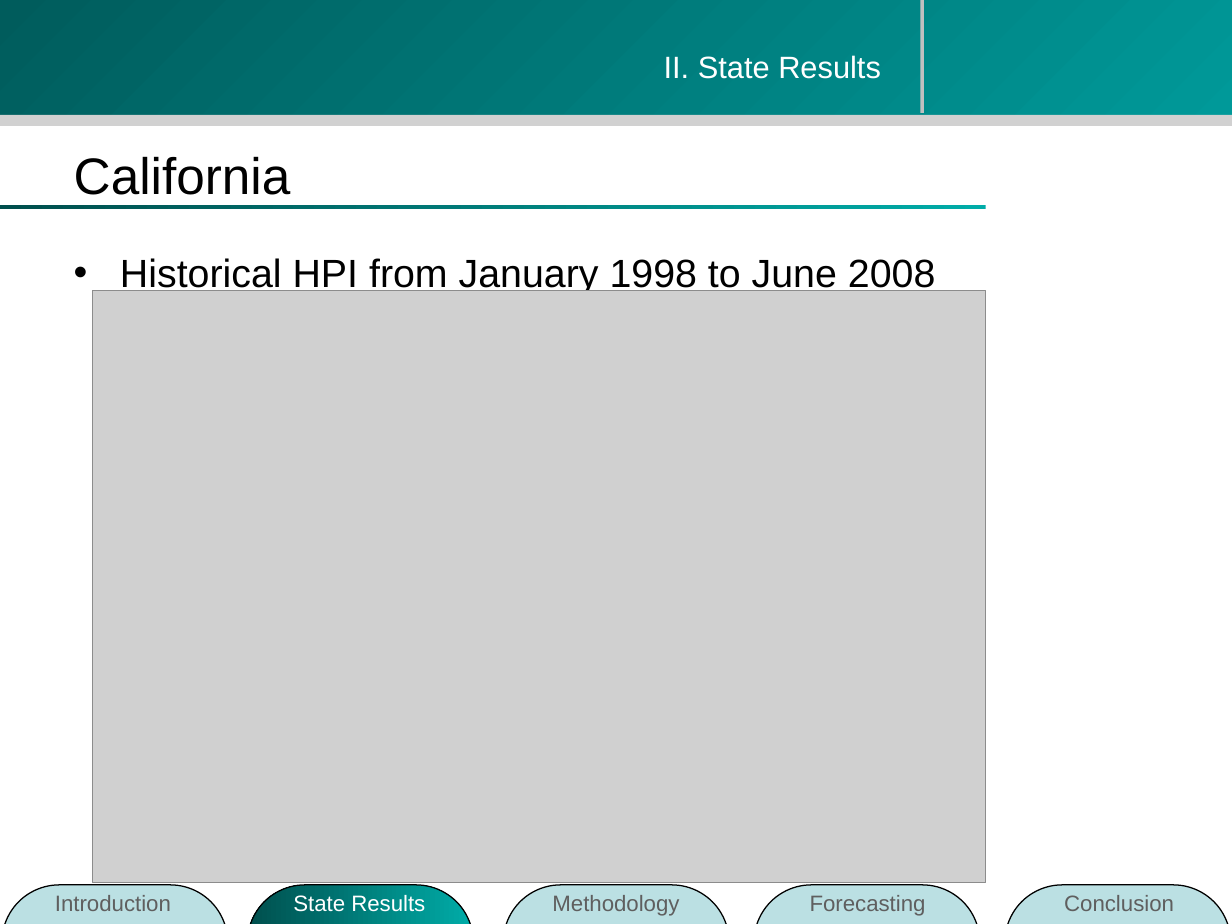
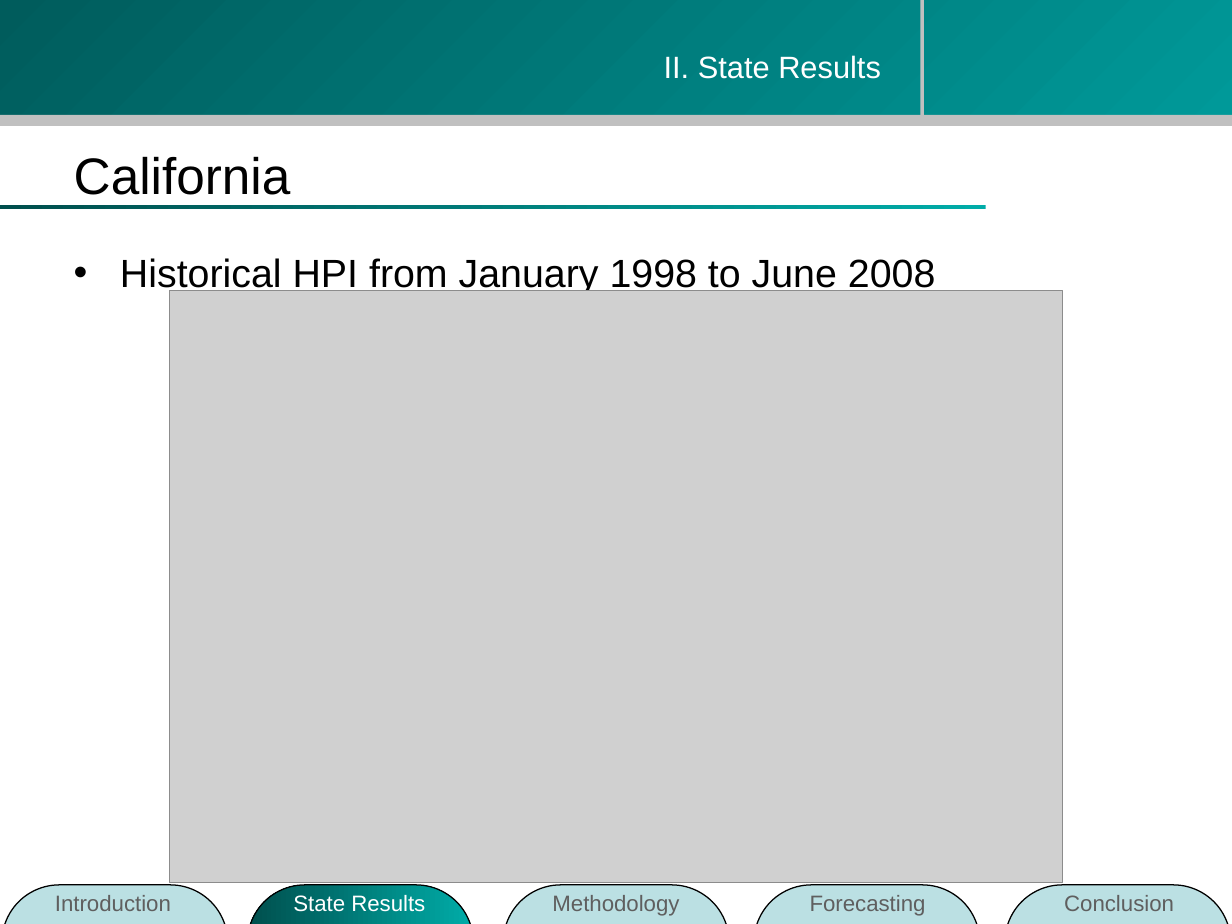
Before and after one commit to zhouzhenghui/svnrepository, a slide deck: slide 14 of SVNRepository/Presentation/M.Eng Final Presentation-take2.ppt. Drawn at 1232x924 pixels with LibreOffice and Linux fonts; fonts in the diff are those of the drawing; grey boxes stand for pictures; background and template pictures are left out. Boxes give left, top, right and bottom in pixels: in the first picture for what was removed or moved away, otherwise in the second. Text is boxed around its words. In the diff, an @@ line names an element or a change of style, - is before the commit and + after.

```diff
--- a/SVNRepository/Presentation/M.Eng Final Presentation-take2.ppt
+++ b/SVNRepository/Presentation/M.Eng Final Presentation-take2.ppt
@@ line moved from (922, 0) - (922, 113) to (922, 0) - (922, 123) @@
@@ rectangle at (0, 115, 1232, 126): fill #D1D1D1 to #C0C0C0 @@
@@ picture: place and size @@
-picture at (92, 291, 986, 883)
+picture at (170, 291, 1063, 883)
```
Also in this commit, not shown: 36 other slides changed, 2 slides added, 2 slides removed.
